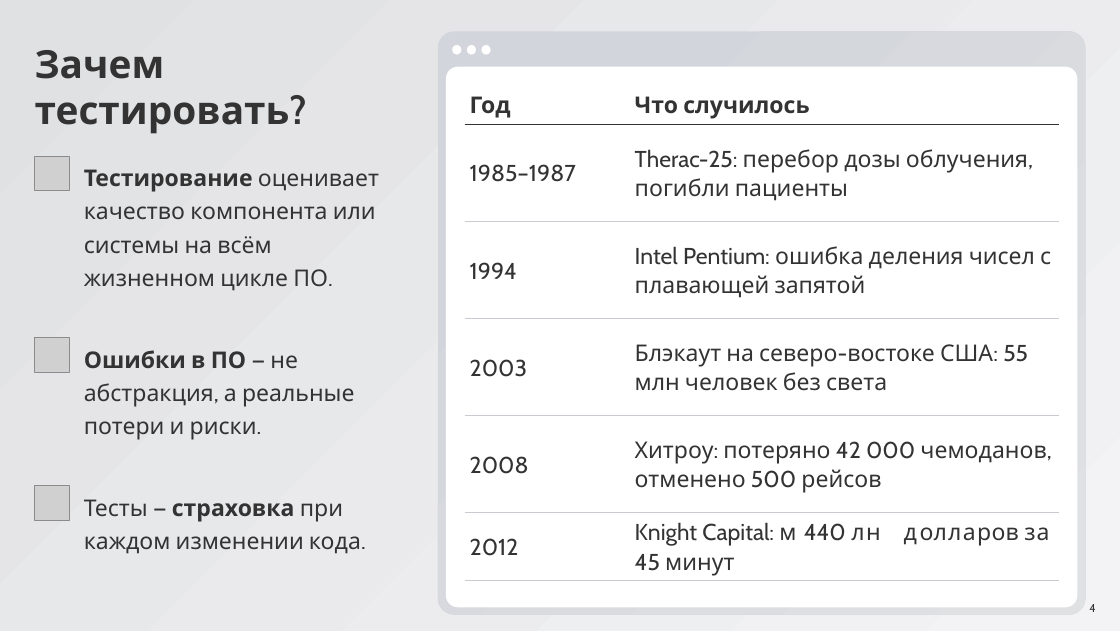
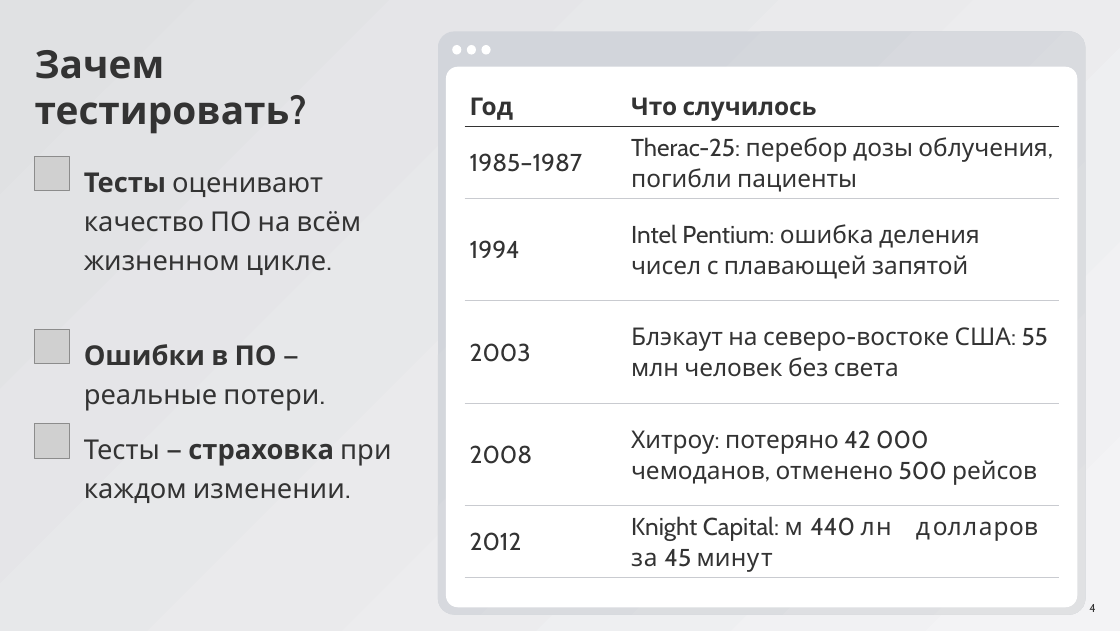
Before and after one commit to ArthurAipov/market-pulse-innopolis, a slide deck: slide 4 of advanced/docs/seminar8/Семинар 8.pptx. Drawn at 1120x631 pixels with LibreOffice and Linux fonts; fonts in the diff are those of the drawing; grey boxes stand for pictures. Boxes give left, top, right and bottom in pixels: in the first picture for what was removed or moved away, otherwise in the second. Text is boxed around its words. In the diff, an @@ line names an element or a change of style, - is before the commit and + after.

```diff
--- a/advanced/docs/seminar8/Семинар 8.pptx
+++ b/advanced/docs/seminar8/Семинар 8.pptx
@@ table at (465, 85, 1058, 577) @@
@@ size 32 to 34 pt @@
@@ text at (84, 172, 362, 275): text changed; size 32 to 38 pt @@
-Тестирование оценивает качество компонента или системы на всём жизненном цикле ПО.
+Тесты оценивают качество ПО на всём жизненном цикле.
@@ picture: place and size @@
-picture at (35, 338, 69, 372)
+picture at (35, 330, 69, 364)
@@ text at (84, 344, 319, 411): text changed; size 32 to 38 pt @@
-Ошибки в ПО — не абстракция, а реальные потери и риски.
+Ошибки в ПО — реальные потери.
@@ picture: place and size @@
-picture at (35, 486, 69, 520)
+picture at (35, 424, 69, 458)
@@ text at (84, 439, 391, 503): text changed; size 32 to 38 pt @@
-Тесты — страховка при каждом изменении кода.
+Тесты — страховка при каждом изменении.
```
Also in this commit, not shown: 31 other slides changed.
